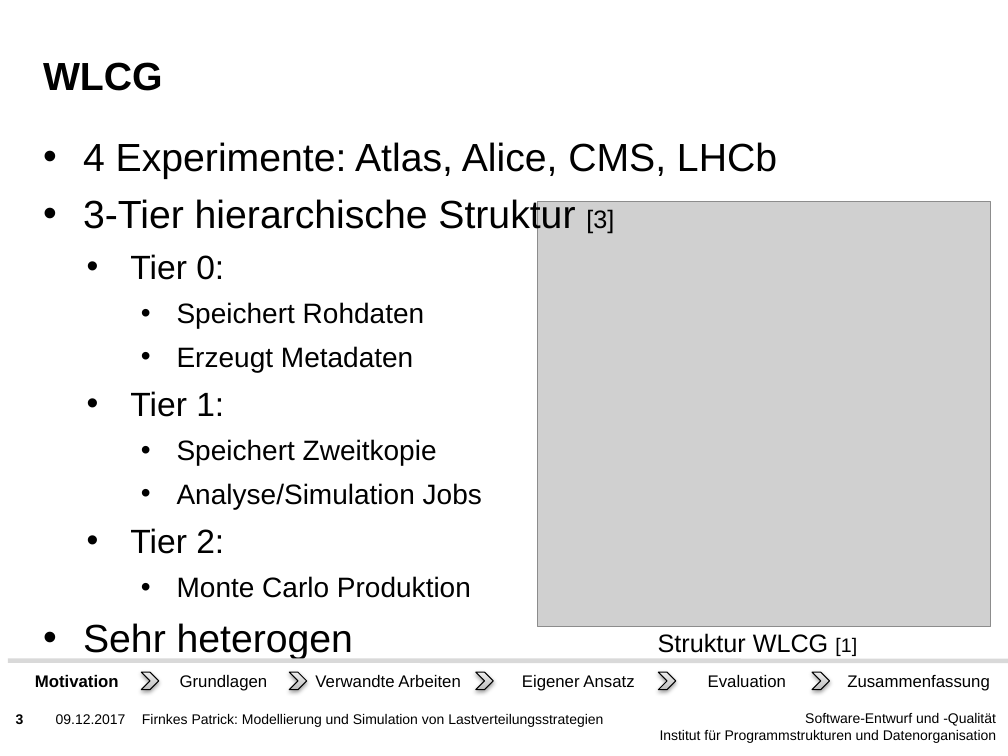
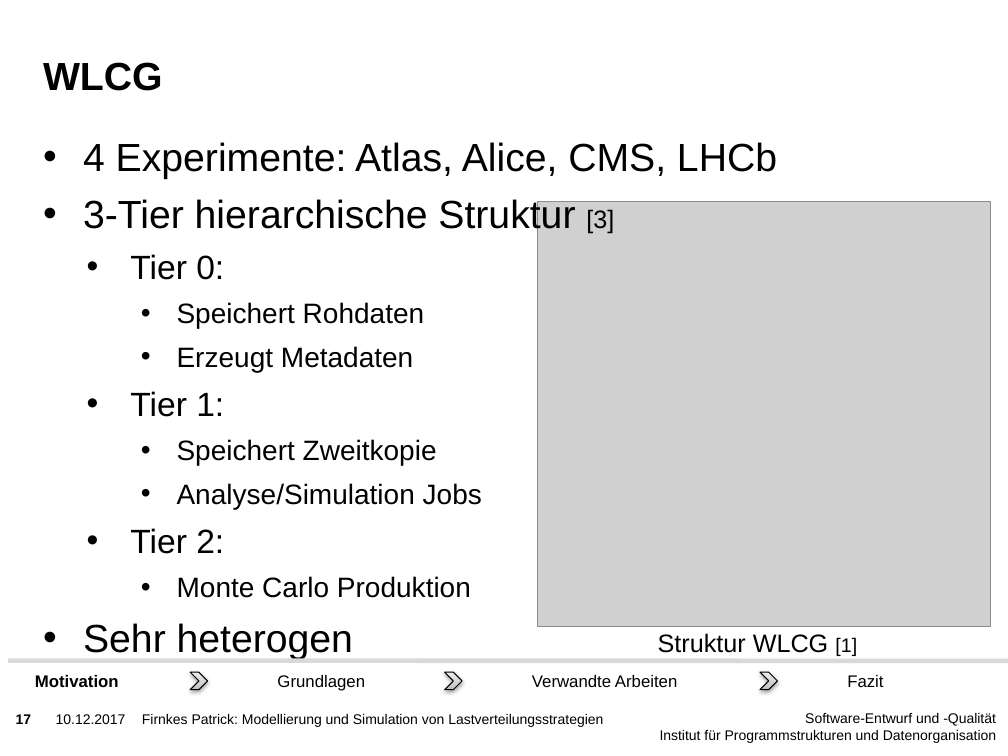
Before and after one commit to PatFirn/wlcg-loadbalancing, a slide deck: slide 17 of presentations/state-of-the-art.pptx (slide 3 before the commit). Drawn at 1008x756 pixels with LibreOffice and Linux fonts; fonts in the diff are those of the drawing; grey boxes stand for pictures; background and template pictures are left out. Boxes give left, top, right and bottom in pixels: in the first picture for what was removed or moved away, otherwise in the second. Text is boxed around its words. In the diff, an @@ line names an element or a change of style, - is before the commit and + after.

```diff
--- a/presentations/state-of-the-art.pptx
+++ b/presentations/state-of-the-art.pptx
@@ chevron: place and size @@
-chevron at box(141, 672, 158, 689)
+chevron at box(191, 672, 208, 689)
@@ text "Grundlagen": place and size @@
-text "Grundlagen" at box(180, 675, 268, 691)
+text "Grundlagen" at box(277, 675, 365, 691)
@@ chevron: place and size @@
-chevron at box(476, 672, 493, 689)
+chevron at box(445, 672, 462, 689)
@@ text "Verwandte Arbeiten": place and size @@
-text "Verwandte Arbeiten" at box(315, 675, 460, 687)
+text "Verwandte Arbeiten" at box(532, 675, 677, 687)
@@ group removed at box(289, 672, 786, 691): 2 texts, 2 chevrons @@
-Evaluation
-Eigener Ansatz
@@ chevron: place and size @@
-chevron at box(812, 672, 830, 689)
+chevron at box(760, 672, 777, 689)
@@ text at box(847, 675, 883, 687): text changed @@
-Zusammenfassung
+Fazit
@@ page number at box(16, 714, 32, 724): text changed @@
-3
+17
@@ text at box(56, 714, 126, 724): text changed @@
-09.12.2017
+10.12.2017
```
Also in this commit, not shown: 17 other slides changed, 1 other file.
